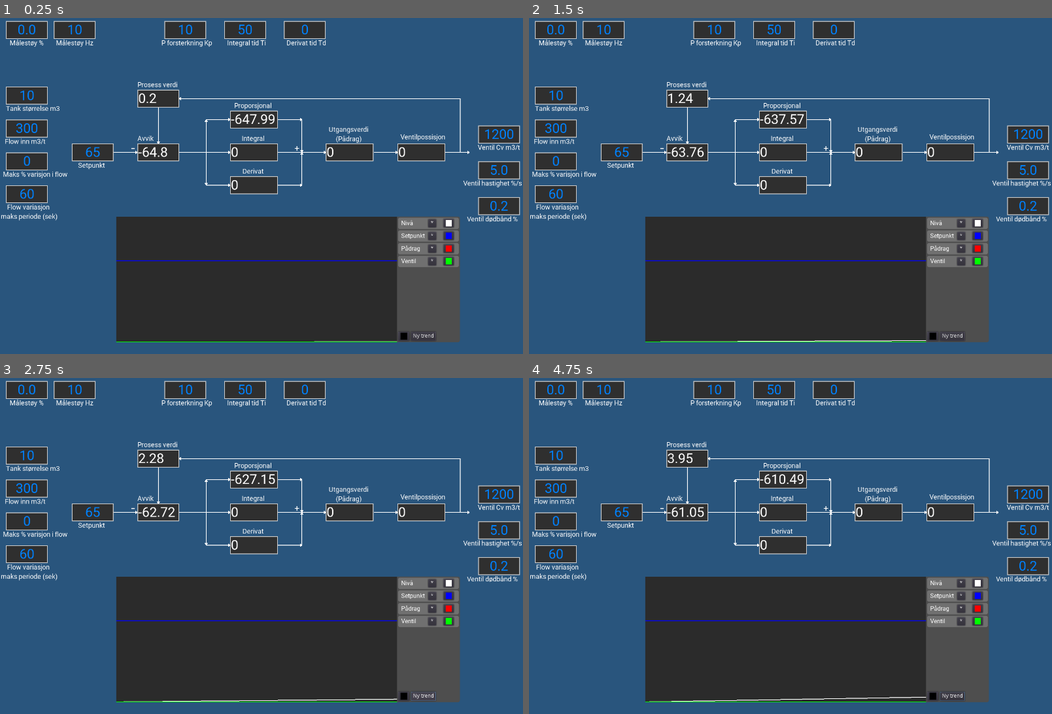
Above: before the commit, frames 1-4 (two rows, left to right).
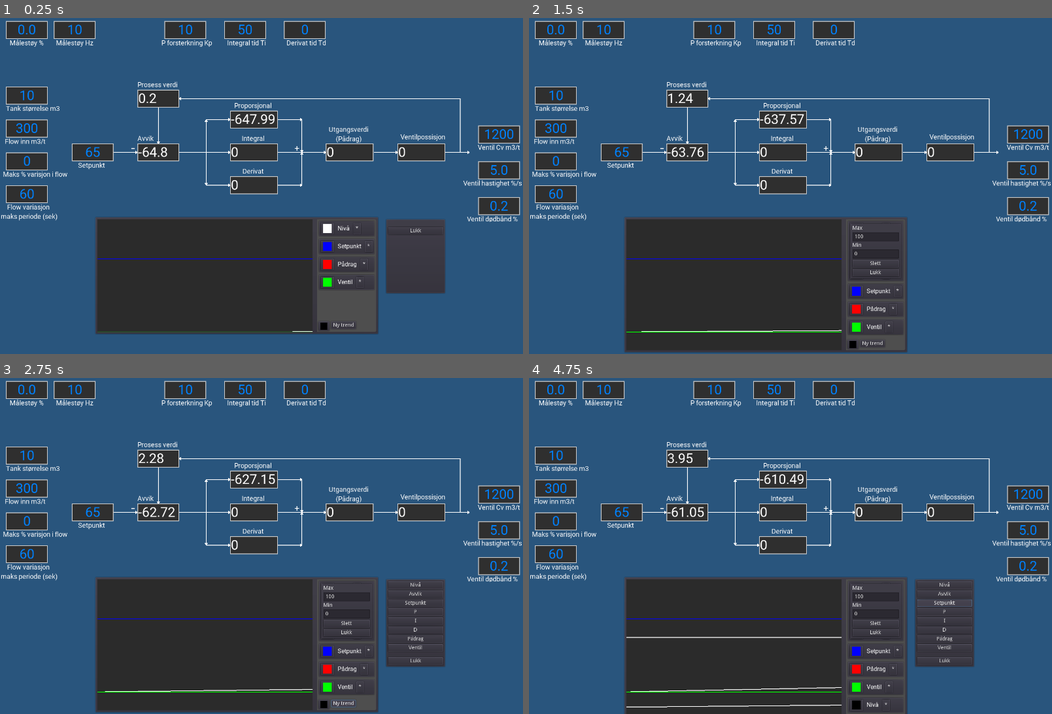
Above: after the commit, the same moments.

Repository: Keroflux/PIDsimulator
Game: Godot game, scene res://PIDsim.tscn
The game is run twice, just before and just after one commit, with the same random seed, the same clock (stepped at 60 frames per second) and the same inputs.
Inputs (mouse positions are in pixels of both pictures, inside the frame that each line leads up to):
- Up to frame 1 (0.25 s): no input
- Up to frame 2 (1.5 s): click "*" at 0.5 s; click "Lukk" at 1.25 s
- Up to frame 3 (2.75 s): click "Ny trend" at 2 s
- Up to frame 4 (4.75 s): click (942, 586) at 2.75 s, where only the run after the commit has a clickable "Nivå"; click (942, 593) at 3.5 s, where only the run after the commit has a clickable "Avvik"; click (942, 603) at 4.25 s, where only the run after the commit has a clickable "Setpunkt"

The runs differ from the first frame. In frame 1, 11% of the frame differs, in the area x 18-88%, y 59-97%; in frame 2, 12%, in the area x 18-88%, y 59-100%; in frame 3, 11%; in frame 4, 12%.

Commit message:
bedre

Diff:
--- a/PIDsim.tscn
+++ b/PIDsim.tscn
@@ -633,7 +633,7 @@
 valign = 1
 
 [node name="Trend" parent="." instance=ExtResource( 12 )]
-position = Vector2( 623, 692 )
+position = Vector2( 254, 532 )
 
 [node name="Tween" type="Tween" parent="."]
 
--- a/Trend.gd
+++ b/Trend.gd
@@ -1,10 +1,10 @@
-extends ColorRect
+extends Node2D
 
 var trend_label = preload("res://TrendLabel.tscn")
 var trend_line = preload("res://TrendLine.tscn")
 var trend_color = [Color(1.0, 1.0, 1.0), Color(0.0, 0.0, 1.0), Color(1.0, 0.0, 0.0), Color(0.0, 1.0, 0.0), Color(0.0, 1.0, 1.0), Color(1.0, 1.0, 0.0), Color(1.0, 0.0, 1.0)]
-onready var trends = [get_parent().get_parent().get_node("Blokkdiagram/ProsessVerdi"), get_parent().get_parent().get_node("Blokkdiagram/Setpunkt"),get_parent().get_parent().get_node("Blokkdiagram/Pådrag"),get_parent().get_parent().get_node("Blokkdiagram/Ventil")]
-onready var label_panel = get_parent().get_node("PanelContainer/VSplitContainer/VBoxContainer")
+onready var trends = [get_parent().get_node("Blokkdiagram/ProsessVerdi"), get_parent().get_node("Blokkdiagram/Setpunkt"), get_parent().get_node("Blokkdiagram/Pådrag"), get_parent().get_node("Blokkdiagram/Ventil")]
+onready var label_panel = $PanelContainer2/HSplitContainer/PanelContainer/VSplitContainer/VBoxContainer
 
 
 func _ready() -> void:
@@ -14,29 +14,40 @@
 		t.default_color = trend_color[i]
 		t.data_source = trends[i]
 
-		l.get_child(0).color = trend_color[i]
-		l.get_child(0).connect("color_changed", t, "change_color")
+		l.get_child(0).get_child(0).color = trend_color[i]
+		l.get_child(0).get_child(0).connect("color_changed", t, "change_color")
 		l.get_node("Config/VBoxContainer/Max").connect("text_entered", t, "change_max")
 		l.get_node("Config/VBoxContainer/Min").connect("text_entered", t, "change_min")
+		l.get_node("Config/VBoxContainer/Max").text = str(t.maxValue)
+		l.get_node("Config/VBoxContainer/Min").text = str(t.minValue)
 		l.get_node("Config/VBoxContainer/Slett").connect("pressed", self, "remove_trend", [t, l])
-		l.text = "  " + trends[i].type
+		l.get_child(0).get_child(1).text = trends[i].type
 
 		label_panel.add_child(l)
-		$TrendLines.add_child(t)
-		get_parent().get_node("Timer").connect("timeout", t, "_on_Timer_timeout")
+		$PanelContainer2/HSplitContainer/Trend/TrendLines.add_child(t)
+		get_node("Timer").connect("timeout", t, "_on_Timer_timeout")
 
 
 func _on_Timer_timeout() -> void:
-	for i in $TrendLines.get_child_count():
-		$TrendLines.get_child(i).redraw_trend(trends[i].trend)
+	for i in $PanelContainer2/HSplitContainer/Trend/TrendLines.get_child_count():
+		$PanelContainer2/HSplitContainer/Trend/TrendLines.get_child(i).redraw_trend(trends[i].trend)
 
 
 func add_trend(data_point):
 	var t = trend_line.instance()
 	var l = trend_label.instance()
 	t.data_source = data_point
-	$TrendLines.add_child(t)
+#	l.get_child(0).get_child(0).color = trend_color[i]
+	l.get_child(0).get_child(0).connect("color_changed", t, "change_color")
+	l.get_node("Config/VBoxContainer/Max").connect("text_entered", t, "change_max")
+	l.get_node("Config/VBoxContainer/Min").connect("text_entered", t, "change_min")
+	l.get_node("Config/VBoxContainer/Max").text = str(t.maxValue)
+	l.get_node("Config/VBoxContainer/Min").text = str(t.minValue)
+	l.get_node("Config/VBoxContainer/Slett").connect("pressed", self, "remove_trend", [t, l])
+	l.get_child(0).get_child(1).text = data_point.type
+	$PanelContainer2/HSplitContainer/Trend/TrendLines.add_child(t)
 	label_panel.add_child(l)
+	get_node("Timer").connect("timeout", t, "_on_Timer_timeout")
 
 
 func remove_trend(trend, label):
@@ -45,4 +56,20 @@
 
 
 func _on_Bakgrunn_color_changed(c):
-	color = c
+	$PanelContainer2/HSplitContainer/Trend.color = c
+
+
+func _on_Button_pressed():
+	if not $PanelContainer.visible:
+		$PanelContainer.show()
+		for tag in get_tree().get_nodes_in_group("Trend"):
+			var a = Button.new()
+			a.text = tag.type
+			a.connect("pressed", self, "add_trend", [tag])
+			$PanelContainer/VBoxContainer/VBoxContainer.add_child(a)
+
+
+func _on_Lukk_pressed():
+	$PanelContainer.hide()
+	for child in $PanelContainer/VBoxContainer/VBoxContainer.get_children():
+		child.queue_free()
--- a/Trend.tscn
+++ b/Trend.tscn
@@ -13,61 +13,95 @@
 corner_radius_bottom_right = 5
 
 [node name="Trend" type="Node2D"]
-position = Vector2( 418, 450 )
+position = Vector2( 145, 45 )
+script = ExtResource( 2 )
 
 [node name="Timer" type="Timer" parent="."]
 wait_time = 0.1
 autostart = true
 
-[node name="Trend" type="ColorRect" parent="."]
-margin_left = -312.0
-margin_top = -160.0
-margin_right = 440.0
-margin_bottom = 176.0
+[node name="PanelContainer2" type="PanelContainer" parent="."]
+margin_right = 760.0
+margin_bottom = 316.0
+
+[node name="HSplitContainer" type="HSplitContainer" parent="PanelContainer2"]
+margin_left = 7.0
+margin_top = 7.0
+margin_right = 753.0
+margin_bottom = 309.0
+split_offset = 650
+
+[node name="Trend" type="ColorRect" parent="PanelContainer2/HSplitContainer"]
+margin_right = 627.0
+margin_bottom = 302.0
 rect_clip_content = true
 color = Color( 0.172549, 0.172549, 0.172549, 1 )
-script = ExtResource( 2 )
 
-[node name="TrendLines" type="Node2D" parent="Trend"]
+[node name="TrendLines" type="Node2D" parent="PanelContainer2/HSplitContainer/Trend"]
 
-[node name="PanelContainer" type="PanelContainer" parent="."]
-margin_left = 440.0
-margin_top = -160.0
-margin_right = 608.0
-margin_bottom = 176.0
+[node name="PanelContainer" type="PanelContainer" parent="PanelContainer2/HSplitContainer"]
+margin_left = 639.0
+margin_right = 746.0
+margin_bottom = 302.0
+rect_clip_content = true
 custom_styles/panel = SubResource( 1 )
 
-[node name="VSplitContainer" type="VSplitContainer" parent="PanelContainer"]
+[node name="VSplitContainer" type="VSplitContainer" parent="PanelContainer2/HSplitContainer/PanelContainer"]
 margin_left = 3.0
 margin_top = 3.0
-margin_right = 165.0
-margin_bottom = 333.0
+margin_right = 104.0
+margin_bottom = 299.0
 split_offset = 140
 
-[node name="VBoxContainer" type="VBoxContainer" parent="PanelContainer/VSplitContainer"]
-margin_right = 162.0
-margin_bottom = 293.0
+[node name="VBoxContainer" type="VBoxContainer" parent="PanelContainer2/HSplitContainer/PanelContainer/VSplitContainer"]
+margin_right = 101.0
+margin_bottom = 259.0
 size_flags_horizontal = 3
 size_flags_vertical = 3
 
-[node name="HBC" type="HBoxContainer" parent="PanelContainer/VSplitContainer"]
-margin_top = 305.0
-margin_right = 162.0
-margin_bottom = 330.0
+[node name="HBC" type="HBoxContainer" parent="PanelContainer2/HSplitContainer/PanelContainer/VSplitContainer"]
+margin_top = 271.0
+margin_right = 101.0
+margin_bottom = 296.0
 size_flags_horizontal = 3
 size_flags_vertical = 3
 
-[node name="Bakgrunn" type="ColorPickerButton" parent="PanelContainer/VSplitContainer/HBC"]
+[node name="Bakgrunn" type="ColorPickerButton" parent="PanelContainer2/HSplitContainer/PanelContainer/VSplitContainer/HBC"]
 margin_right = 30.0
 margin_bottom = 25.0
 rect_min_size = Vector2( 30, 25 )
 size_flags_horizontal = 0
 size_flags_vertical = 0
 
-[node name="Button" type="Button" parent="PanelContainer/VSplitContainer/HBC"]
+[node name="Button" type="Button" parent="PanelContainer2/HSplitContainer/PanelContainer/VSplitContainer/HBC"]
 margin_left = 34.0
 margin_right = 101.0
-margin_bottom = 25.0
+margin_bottom = 20.0
+size_flags_vertical = 0
 text = "Ny trend"
 
-[connection signal="color_changed" from="PanelContainer/VSplitContainer/HBC/Bakgrunn" to="Trend" method="_on_Bakgrunn_color_changed"]
+[node name="PanelContainer" type="PanelContainer" parent="."]
+margin_left = 778.0
+margin_top = 6.0
+margin_right = 939.0
+margin_bottom = 207.0
+
+[node name="VBoxContainer" type="VBoxContainer" parent="PanelContainer"]
+margin_left = 7.0
+margin_top = 7.0
+margin_right = 154.0
+margin_bottom = 194.0
+custom_constants/separation = 15
+
+[node name="VBoxContainer" type="VBoxContainer" parent="PanelContainer/VBoxContainer"]
+margin_right = 147.0
+
+[node name="Lukk" type="Button" parent="PanelContainer/VBoxContainer"]
+margin_top = 15.0
+margin_right = 147.0
+margin_bottom = 35.0
+text = "Lukk"
+
+[connection signal="color_changed" from="PanelContainer2/HSplitContainer/PanelContainer/VSplitContainer/HBC/Bakgrunn" to="." method="_on_Bakgrunn_color_changed"]
+[connection signal="pressed" from="PanelContainer2/HSplitContainer/PanelContainer/VSplitContainer/HBC/Button" to="." method="_on_Button_pressed"]
+[connection signal="pressed" from="PanelContainer/VBoxContainer/Lukk" to="." method="_on_Lukk_pressed"]
--- a/TrendLabel.gd
+++ b/TrendLabel.gd
@@ -1,4 +1,4 @@
-extends Label
+extends PanelContainer
 
 
 
--- a/TrendLabel.tscn
+++ b/TrendLabel.tscn
@@ -6,84 +6,83 @@
 [sub_resource type="DynamicFont" id=5]
 font_data = ExtResource( 1 )
 
-[sub_resource type="StyleBoxFlat" id=6]
-bg_color = Color( 0.443137, 0.443137, 0.443137, 1 )
-corner_radius_top_left = 5
-corner_radius_top_right = 5
-corner_radius_bottom_right = 5
-corner_radius_bottom_left = 5
+[node name="PanelContainer" type="PanelContainer"]
+margin_right = 214.0
+margin_bottom = 44.0
+script = ExtResource( 2 )
 
-[node name="Label" type="Label"]
-margin_right = 154.0
+[node name="HBoxContainer" type="HBoxContainer" parent="."]
+margin_left = 7.0
+margin_top = 7.0
+margin_right = 207.0
+margin_bottom = 37.0
+custom_constants/separation = 10
+
+[node name="ColorPickerButton" type="ColorPickerButton" parent="HBoxContainer"]
+margin_right = 35.0
+margin_bottom = 30.0
+rect_min_size = Vector2( 35, 0 )
+
+[node name="Label" type="Label" parent="HBoxContainer"]
+margin_left = 45.0
+margin_right = 77.0
 margin_bottom = 30.0
 rect_min_size = Vector2( 0, 30 )
 custom_fonts/font = SubResource( 5 )
-custom_styles/normal = SubResource( 6 )
 text = "Nivå"
 valign = 1
-script = ExtResource( 2 )
 
-[node name="ColorPickerButton" type="ColorPickerButton" parent="."]
-margin_left = 121.0
-margin_top = 3.0
-margin_right = 149.0
-margin_bottom = 26.0
+[node name="Button" type="Button" parent="HBoxContainer"]
+margin_left = 87.0
+margin_right = 107.0
+margin_bottom = 30.0
+text = "*"
 
 [node name="Config" type="PanelContainer" parent="."]
 visible = false
-anchor_left = 1.0
-anchor_top = 1.0
-anchor_right = 1.0
-anchor_bottom = 1.0
-margin_left = 20.0
-margin_top = -128.0
-margin_right = 128.0
+margin_left = 7.0
+margin_top = 7.0
+margin_right = 207.0
+margin_bottom = 157.0
 
 [node name="VBoxContainer" type="VBoxContainer" parent="Config"]
 margin_left = 7.0
 margin_top = 7.0
-margin_right = 101.0
+margin_right = 193.0
 margin_bottom = 143.0
 
 [node name="Label" type="Label" parent="Config/VBoxContainer"]
-margin_right = 94.0
+margin_right = 186.0
 margin_bottom = 14.0
 text = "Max"
 
 [node name="Max" type="LineEdit" parent="Config/VBoxContainer"]
 margin_top = 18.0
-margin_right = 94.0
+margin_right = 186.0
 margin_bottom = 42.0
 
 [node name="Label2" type="Label" parent="Config/VBoxContainer"]
 margin_top = 46.0
-margin_right = 94.0
+margin_right = 186.0
 margin_bottom = 60.0
 text = "Min"
 
 [node name="Min" type="LineEdit" parent="Config/VBoxContainer"]
 margin_top = 64.0
-margin_right = 94.0
+margin_right = 186.0
 margin_bottom = 88.0
 
 [node name="Slett" type="Button" parent="Config/VBoxContainer"]
 margin_top = 92.0
-margin_right = 94.0
+margin_right = 186.0
 margin_bottom = 112.0
 text = "Slett"
 
 [node name="Lukk" type="Button" parent="Config/VBoxContainer"]
 margin_top = 116.0
-margin_right = 94.0
+margin_right = 186.0
 margin_bottom = 136.0
 text = "Lukk"
 
-[node name="Button" type="Button" parent="."]
-margin_left = 80.0
-margin_top = 4.0
-margin_right = 102.0
-margin_bottom = 26.0
-text = "*"
-
+[connection signal="pressed" from="HBoxContainer/Button" to="." method="_on_Button_pressed"]
 [connection signal="pressed" from="Config/VBoxContainer/Lukk" to="." method="_on_Lukk_pressed"]
-[connection signal="pressed" from="Button" to="." method="_on_Button_pressed"]
Not shown: 1 places in TrendLabel.tscn that only renumber resources
